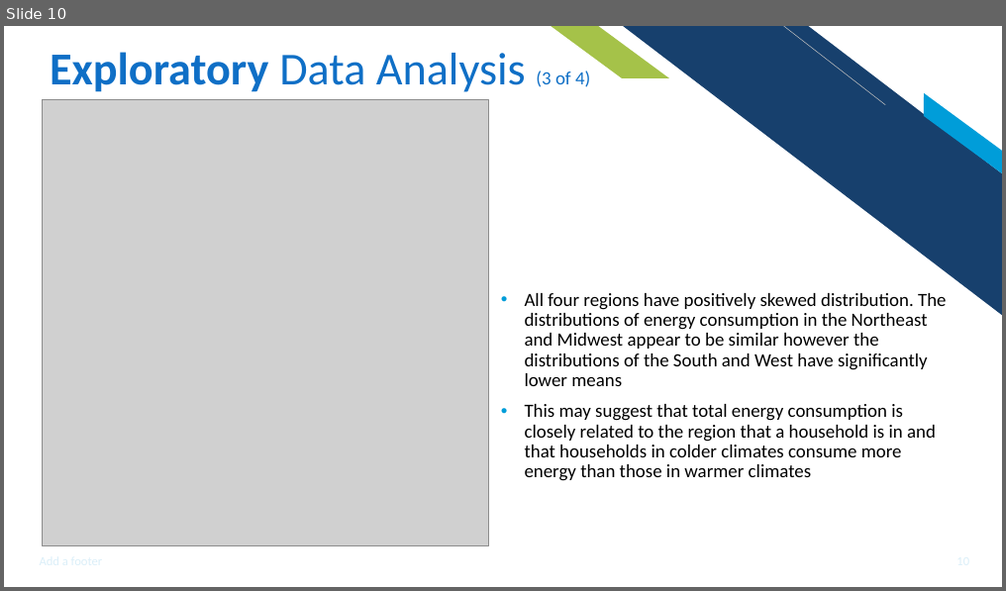
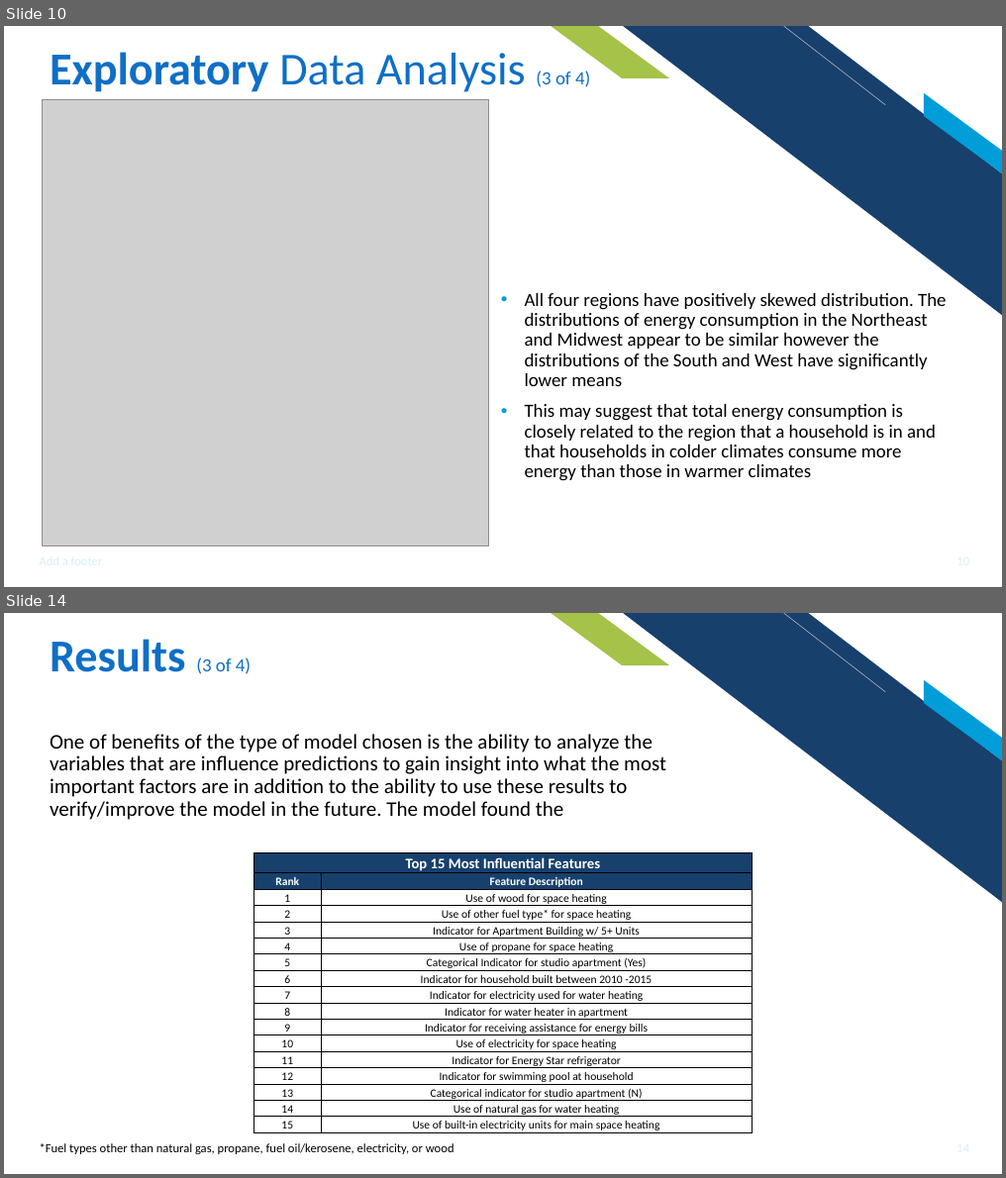
Before and after one commit to ishareef7/Springboard, a slide deck: Capstone1/Capstone1_Reports/Capstone1_Presentation.pptx. Shown one above the other, each under a label of ours: slide 10 before the commit, slides 10 and 14 after it; the slides between them are not shown. The pictures are 1006x591 and 1006x1178 pixels, drawn with LibreOffice and Linux fonts; fonts in the diff are those of the drawing; grey boxes stand for pictures. Boxes give left, top, right and bottom in pixels: in the first picture for what was removed or moved away, otherwise in the second. Text is boxed around its words. In the diff, an @@ line names an element or a change of style, - is before the commit and + after.

Commit message:
Committing updated predictive model notebooks includeing reorganized files, final report and final presentation

```diff
--- a/Capstone1/Capstone1_Reports/Capstone1_Presentation.pptx
+++ b/Capstone1/Capstone1_Reports/Capstone1_Presentation.pptx
@@ slide 14 added at box(4, 613, 1002, 1174), background #FFFFFF; not listed: 4 template elements that a slide beside it also shows @@
@@ title added at box(50, 639, 251, 674), 44 pt, text #0F6FC6, bold @@
+Results (3 of 4)
@@ text added at box(50, 734, 666, 820), 20 pt, text #000000 @@
+One of benefits of the type of model chosen is the ability to analyze the variables that are influence predictions to gain insight into what the most important factors are in addition to the ability to use these results to verify/improve the model in the future. The model found the
@@ table added at box(254, 853, 751, 1135), 17 rows, 2 columns @@
+Top 15 Most Influential Features | 
+Rank | Feature Description
+1 | Use of wood for space heating
+2 | Use of other fuel type* for space heating
+3 | Indicator for Apartment Building w/ 5+ Units
+4 | Use of propane for space heating
+5 | Categorical Indicator for studio apartment (Yes)
+6 | Indicator for household built between 2010 -2015
+7 | Indicator for electricity used for water heating
+8 | Indicator for water heater in apartment
+9 | Indicator for receiving assistance for energy bills
+10 | Use of electricity for space heating
+11 | Indicator for Energy Star refrigerator
+12 | Indicator for swimming pool at household
+13 | Categorical indicator for studio apartment (N)
+14 | Use of natural gas for water heating
+15 | Use of built-in electricity units for main space heating
@@ text added at box(40, 1144, 454, 1155), 12 pt, text #000000 @@
+*Fuel types other than natural gas, propane, fuel oil/kerosene, electricity, or wood
```
Also in this commit, not shown: 5 other slides added, 5 slides removed, 21 other files.
